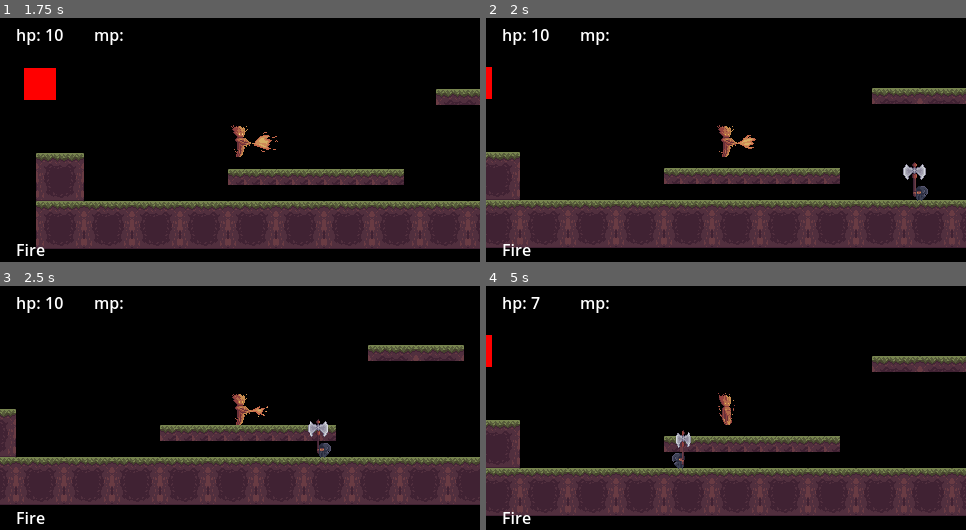
Above: before the commit, frames 1-4 (two rows, left to right).
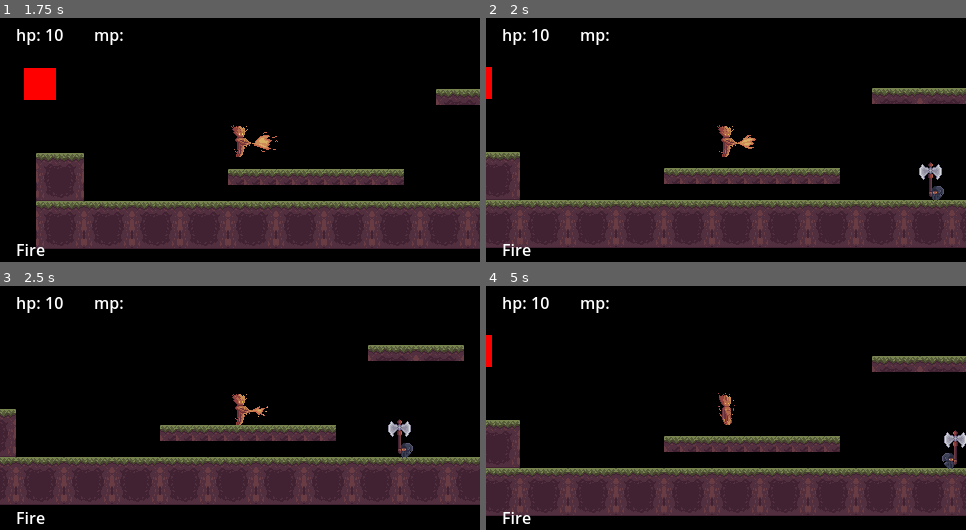
Above: after the commit, the same moments.

Repository: Enweave/pj16
Game: Godot game, scene res://Levels/System/main_menu_level.tscn
Two runs of this game, one before a commit and one after it. Both use one fixed random seed, a clock stepped at 60 frames per second and the inputs below.
Inputs (mouse positions are in pixels of both pictures, inside the frame that each line leads up to):
- Up to frame 1 (1.75 s): click "Start game" at 0.5 s; tap Enter at 1.25 s; move the mouse to (345, 127) at 1.27 s; hold D (input_MoveRight) from 1.28 s (still down); tap J (input_Fire) at 1.35 s; click (345, 127) at 1.42 s; tap Space (input_Jump) at 1.52 s
- Up to frame 2 (2 s): keep holding D (input_MoveRight)
- Up to frame 3 (2.5 s): release D (input_MoveRight) at 2 s; drag from (144, 422) to (244, 410) at 2.02 s
- Up to frame 4 (5 s): move the mouse to (774, 349) at 2.77 s; hold A (input_MoveLeft) 2.78-3.5 s; tap Delete at 2.85 s; drag from (702, 464) to (586, 310) at 3.52 s; move the mouse to (870, 449) at 4.27 s; hold D (input_MoveRight) from 4.28 s (still down); tap V at 4.35 s; tap Space (input_Jump) at 4.52 s

Frame 1 is identical in both runs. In frame 2, 0.7% of the frame differs, in the area x 86-96%, y 59-75%; in frame 3, 0.7%; in frame 4, 0.8%, in the area x 9-100%, y 4-75%.

Commit message:
damage fx

Diff:
--- a/Actors/Enemies/AxeEnemy/axe_enemy.tscn
+++ b/Actors/Enemies/AxeEnemy/axe_enemy.tscn
@@ -7,10 +7,11 @@
 [ext_resource type="PackedScene" uid="uid://cefxpjw7s6v4e" path="res://Actors/Enemies/AxeEnemy/axe_weapon.tscn" id="5_lv2t2"]
 [ext_resource type="Script" path="res://Common/Framework/health_component.gd" id="6_ohd8o"]
 
-[node name="SwordEnemy" type="CharacterBody2D" node_paths=PackedStringArray("health_component")]
+[node name="AxeEnemy" type="CharacterBody2D" node_paths=PackedStringArray("health_component")]
 collision_layer = 8
 script = ExtResource("1_pvund")
 health_component = NodePath("HealthComponent")
+SPEED = 150.0
 
 [node name="GroundEnemyBody" parent="." instance=ExtResource("2_3bibt")]
 
--- a/Common/Framework/Combat/projectile_area.gd
+++ b/Common/Framework/Combat/projectile_area.gd
@@ -23,9 +23,7 @@
         return
     if body != projectile._instigator:
         var health_component: HealthComponent = body[HealthComponent.FIELD_NAME]
-        var damaged: bool = health_component.damage(projectile._weapon.damage, projectile._weapon.element)
-        if damaged:
-            FlowControllerAutoload.add_fx_to_level(FX_Helper.FX_TYPE.DEFAULT_IMPACT, body.global_position)
+        health_component.damage(projectile._weapon.damage, projectile._weapon.element)
 
         if !projectile.pierce:
             projectile.kill_projectile()
--- a/Common/Framework/Combat/projectile_base.gd
+++ b/Common/Framework/Combat/projectile_base.gd
@@ -41,7 +41,6 @@
     await (call_deferred('add_child', _lifetime_timer))
     _alive = true
     if movement_mode == MovementMode.BALLISTIC or movement_mode == MovementMode.LINEAR:
-        print("Projectile launched", (_control_direction * speed).length())
         _velocity = _vector_from_unit_vector_and_length(_control_direction, speed)
 
 
--- a/Common/Framework/character_with_health.gd
+++ b/Common/Framework/character_with_health.gd
@@ -10,3 +10,10 @@
     if health_component == null:
         health_component = HealthComponent.new()
         call_deferred("add_child", health_component)
+
+    health_component.OnDamage.connect(_on_damage_fx)
+
+
+func _on_damage_fx(_amount: float, _element: Constants.Elements = Constants.Elements.None) -> void:
+    print("Damage FX", _amount, _element)
+    FlowControllerAutoload.add_fx_to_level(FX_Helper.FX_TYPE.DEFAULT_IMPACT, global_position)
--- a/Common/Framework/health_component.gd
+++ b/Common/Framework/health_component.gd
@@ -60,7 +60,7 @@
     if current_health <= 0:
         is_dead = true
         OnDeath.emit()
-    OnDamage.emit(amount)
+    OnDamage.emit(amount, in_element)
     return true
 
 func instakill() -> void:
--- a/UI/ingame_u_i.gd
+++ b/UI/ingame_u_i.gd
@@ -40,5 +40,5 @@
 		AbilityInventory.ElementCombinations.WATER_EARTH:
 			current_element_label.text = "Water/Earth"
 
-func _update_health_display(_amount: float = 0) -> void:
+func _update_health_display(_amount: float = 0, _in_element = null) -> void:
 	health_label.text = str(player_character.health_component.current_health)
